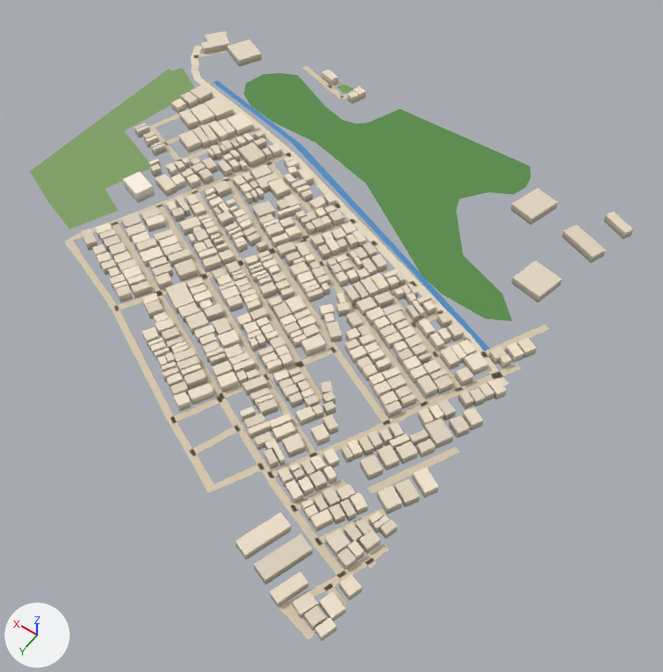
The glTF model public/assets/bengaluru-region-v1/tiles/t3_5-l1.glb: old version first, new version second.
Before and after are seen from a camera (50 mm lens) standing at (1367.0, 3171.0, 608.0) and looking at (1661.0, 2759.0, -39.0). Every picture has the same lights, and +X, +Y and +Z are marked at lower left. The first picture is the older version.

Names of what the first picture shows: 'building', 'ground', 'water'.
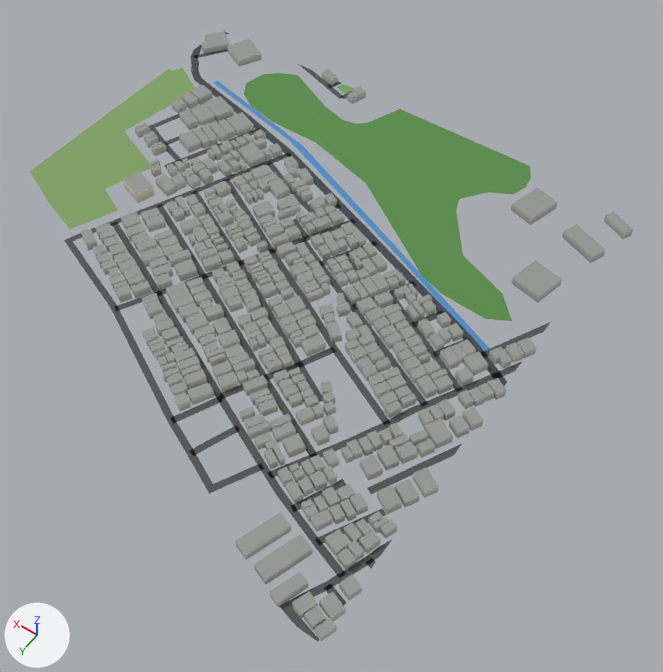
Pixel boxes [x1, y1, x2, y2] of what changed, in the pictures (663 x 672 px; the box of a moved part takes in the faces that stretch with it):
'ground', reshaped: before [30, 31, 549, 640]; after [30, 31, 551, 641]
part 1 of me_building, recoloured (darker): [81, 31, 633, 641] in both
part 2 of me_ground, moved or reshaped: before [279, 324, 549, 640]; after [279, 322, 551, 641]
part 3 of me_ground, moved or reshaped: [191, 31, 353, 99] in both
part 4 of me_ground, recoloured: [65, 49, 517, 607] in both

What the commit changed:
me_building is used by ob_building; location (1500.0, 2500.0, 0.0).
me_building had 3764 vertices, 4708 faces and spanned x -13.0..501.0, y -4.0..498.0, z 0.0..12.0.
me_building now has 3764 vertices, 5652 faces and spans x -13.0..501.0, y -4.0..498.0, z 0.0..12.0.
me_building part 1: 4708 kept faces spanning x -13.0..501.0, y -4.0..498.0, z 0.0..12.0 get new vertex colours.
me_ground is used by ob_ground; location (1500.0, 2500.0, 0.0).
me_ground had 687 vertices, 653 faces and spanned x -3.0..504.0, y -3.0..503.0, z 1.0.
me_ground now has 695 vertices, 661 faces and spans x 0.0..500.0, y 0.0..500.0, z 1.0.
me_ground part 2: 14 vertices moved from x -3.0..35.0, y 199.0..497.0, z 1.0 to x 0.0..36.0, y 196.0..496.0, z 1.0; 9 vertices removed from x -3.0..6.0, y 169.0..503.0, z 1.0; 18 vertices added at x 0.0..18.0, y 164.0..500.0, z 1.0.
me_ground part 3: 8 vertices moved from x 314.0..496.0, y -3.0..36.0, z 1.0 to x 314.0..500.0, y 0.0..47.0, z 1.0; 11 vertices removed from x 308.0..504.0, y -2.0..40.0, z 1.0; 10 vertices added at x 308.0..500.0, y 0.0..29.0, z 1.0.
me_ground part 4: 365 kept faces spanning x 0.0..500.0, y 0.0..496.0, z 1.0 get new vertex colours; the middle colour goes from beige #d7c9ae to dark grey #535556.
Other edits to the shape of me_ground do not show in these pictures.
